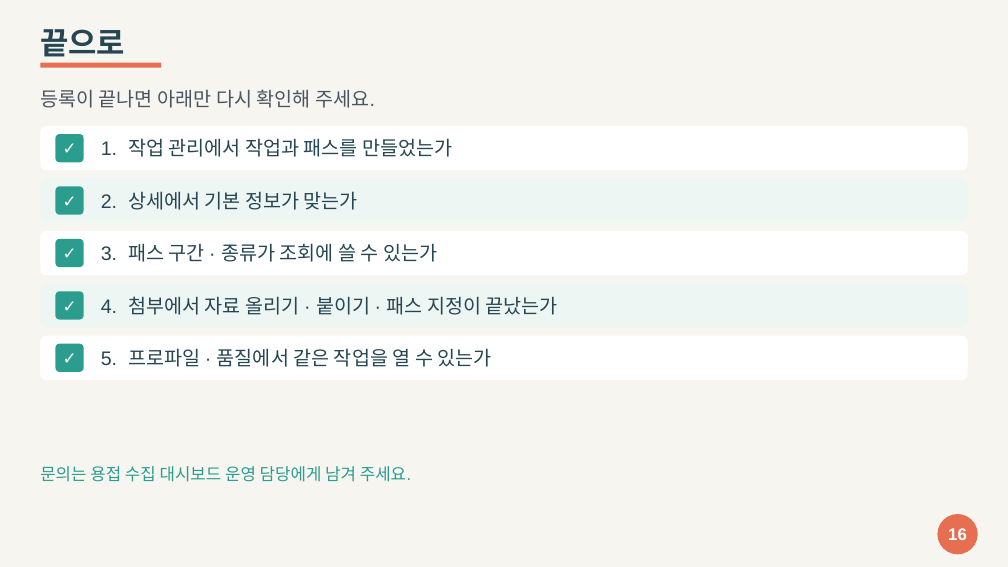
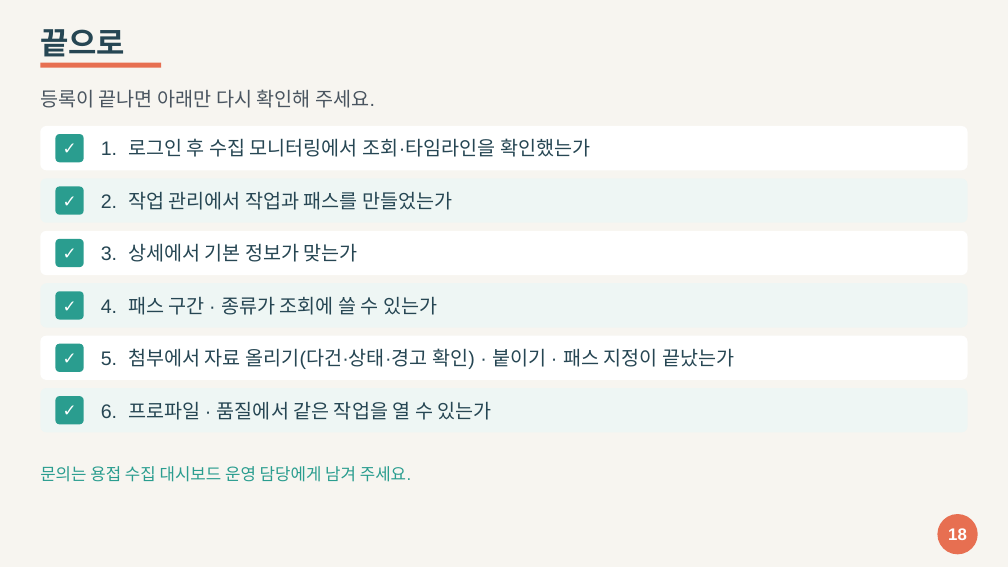
Before and after one commit to geosoft-shcho/weld-dashboard, a slide deck: slide 18 of docs/2026-10-23/작업_등록_매뉴얼.pptx (slide 16 before the commit). Drawn at 1008x567 pixels with LibreOffice and Linux fonts; fonts in the diff are those of the drawing. Boxes give left, top, right and bottom in pixels: in the first picture for what was removed or moved away, otherwise in the second. Text is boxed around its words. In the diff, an @@ line names an element or a change of style, - is before the commit and + after.

```diff
--- a/docs/2026-10-23/작업_등록_매뉴얼.pptx
+++ b/docs/2026-10-23/작업_등록_매뉴얼.pptx
@@ text at (101,138,590,157): text changed @@
-1. 작업 관리에서 작업과 패스를 만들었는가
+1. 로그인 후 수집 모니터링에서 조회·타임라인을 확인했는가
@@ text at (101,191,452,210): text changed @@
-2. 상세에서 기본 정보가 맞는가
+2. 작업 관리에서 작업과 패스를 만들었는가
@@ text added at (101,243,358,262), 14 pt, text #264653 @@
+3. 상세에서 기본 정보가 맞는가
@@ text at (101,296,437,315): text changed @@
-3. 패스 구간 · 종류가 조회에 쓸 수 있는가
+4. 패스 구간 · 종류가 조회에 쓸 수 있는가
@@ text at (101,348,734,369): text changed @@
-4. 첨부에서 자료 올리기 · 붙이기 · 패스 지정이 끝났는가
+5. 첨부에서 자료 올리기(다건·상태·경고 확인) · 붙이기 · 패스 지정이 끝났는가
@@ rounded rectangle added at (40,388,968,432), fill #EEF6F4 @@
@@ rounded rectangle added at (55,396,84,424), fill #2A9D8F @@
@@ text added at (55,396,84,424), 12 pt, text #FFFFFF, bold @@
+✓
@@ text at (101,401,491,420): text changed @@
-5. 프로파일 · 품질에서 같은 작업을 열 수 있는가
+6. 프로파일 · 품질에서 같은 작업을 열 수 있는가
```
Also in this commit, not shown: 14 other slides changed, 3 slides added, 1 slide removed, 28 other files.
